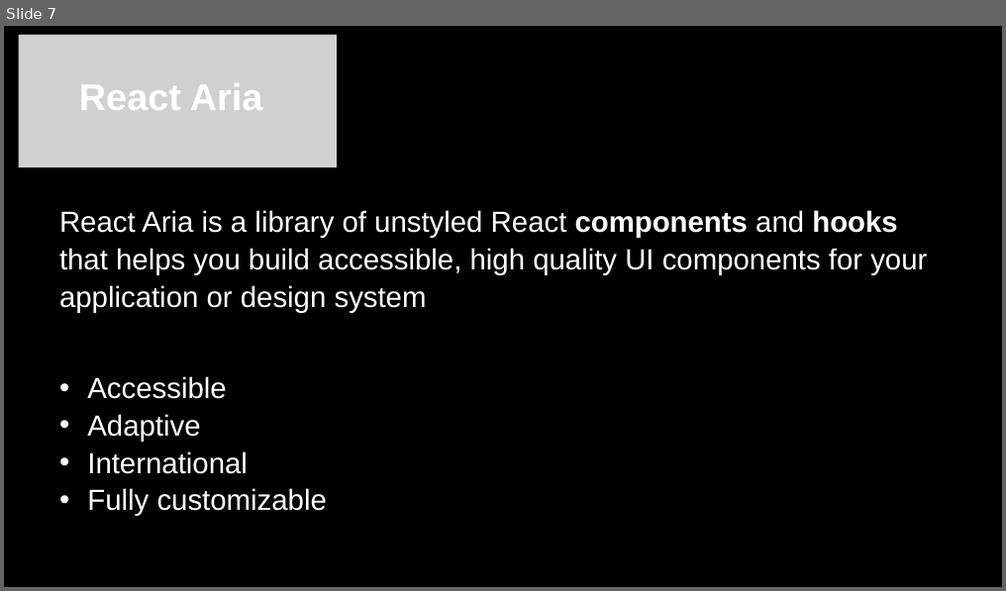
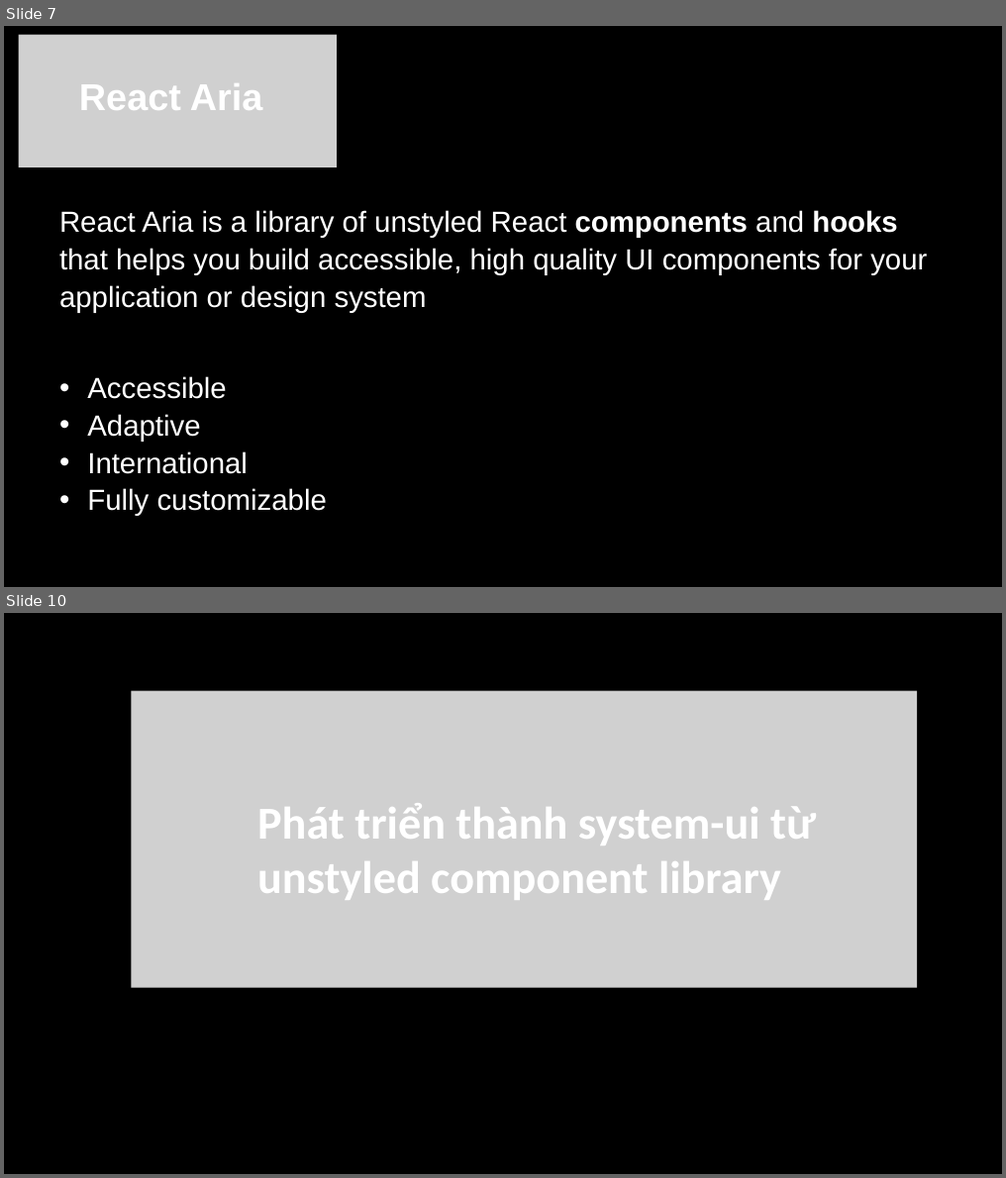
Before and after one commit to lanhanh259/unstyled-ui, a slide deck: unstyled component.pptx. Shown one above the other, each under a label of ours: slide 7 before the commit, slides 7 and 10 after it; the slides between them are not shown. The pictures are 1006x591 and 1006x1178 pixels, drawn with LibreOffice and Linux fonts; fonts in the diff are those of the drawing; grey boxes stand for pictures. Boxes give left, top, right and bottom in pixels: in the first picture for what was removed or moved away, otherwise in the second. Text is boxed around its words. In the diff, an @@ line names an element or a change of style, - is before the commit and + after.

```diff
--- a/unstyled component.pptx
+++ b/unstyled component.pptx
@@ slide 10 added at bbox=[4, 613, 1002, 1174], background #000000 @@
@@ picture added at bbox=[132, 691, 918, 988] @@
@@ text added at bbox=[257, 803, 816, 900], 44 pt, text #FFFFFF, bold @@
+Phát triển thành system-ui từ unstyled component library
```
Also in this commit, not shown: 2 slides changed, 3 other slides added, 1 slide removed, 11 other files.
